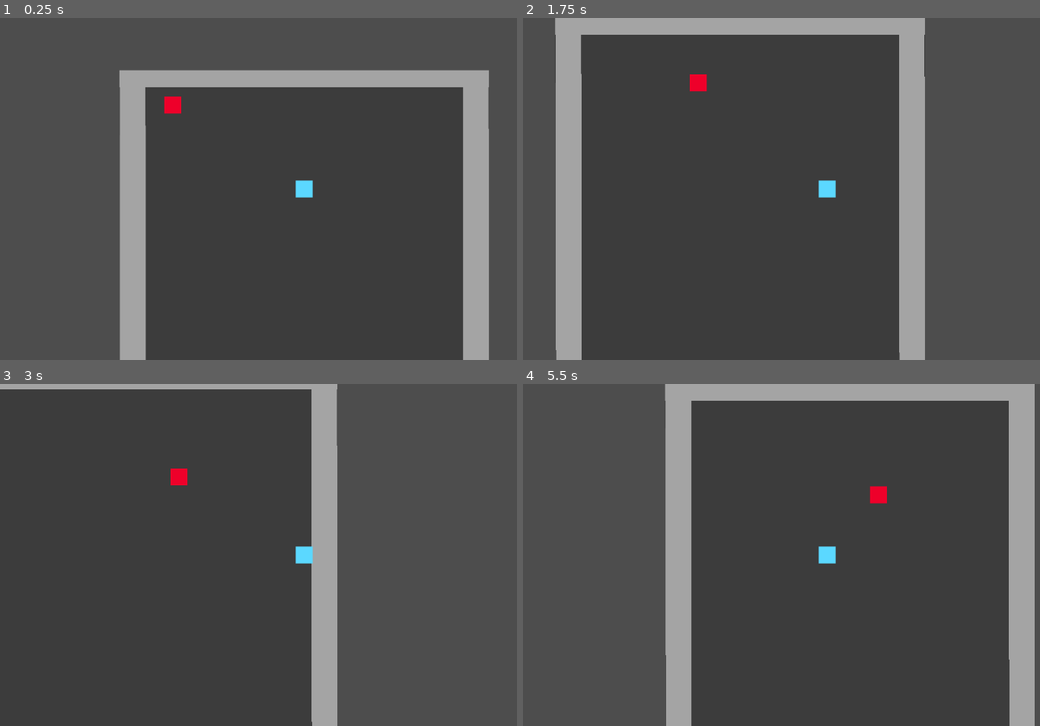
Above: before the commit, frames 1-4 (two rows, left to right).
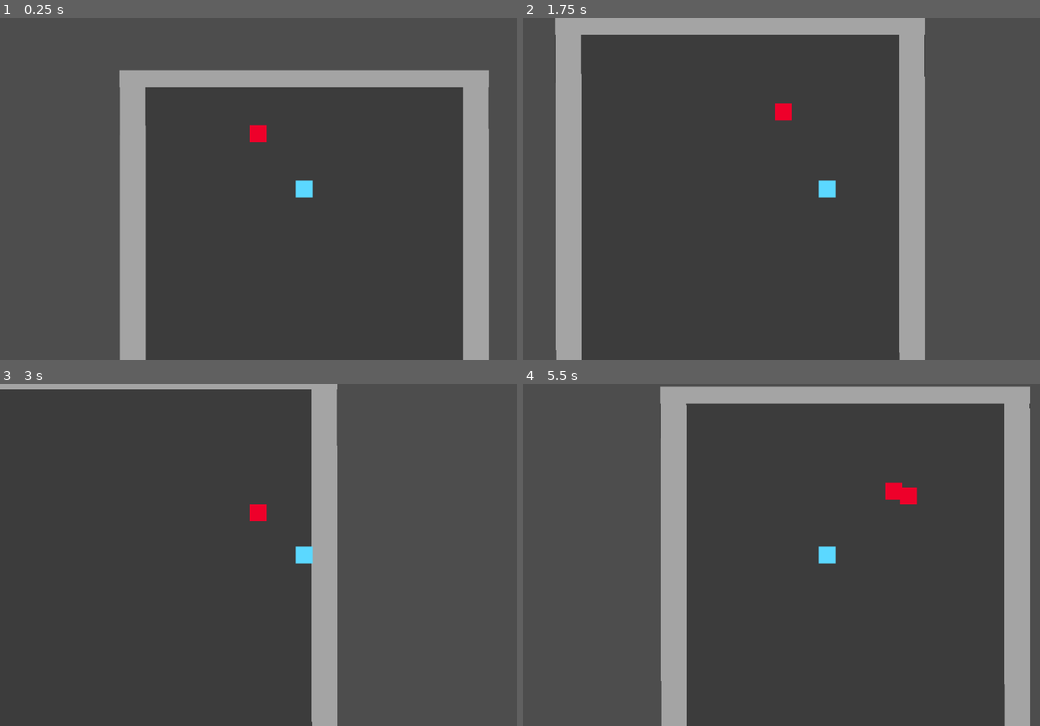
Above: after the commit, the same moments.

Repository: kiefermoore/zombie-house-survivor
Game: Godot game, scene res://main.tscn
Two runs of this game, one before a commit and one after it. Both use one fixed random seed, a clock stepped at 60 frames per second and the inputs below.
Inputs:
- Up to frame 1 (0.25 s): no input
- Up to frame 2 (1.75 s): hold D (move_right) 0.53-1.28 s; tap Space (attack) at 0.6, 1.35 s; hold S (move_down) from 1.28 s (still down)
- Up to frame 3 (3 s): release S (move_down) at 2.03 s; hold D (move_right) 2.03-2.78 s; tap Space (attack) at 2.1, 2.85 s; hold W (move_up) from 2.78 s (still down)
- Up to frame 4 (5.5 s): release W (move_up) at 3.53 s; hold A (move_left) 3.53-5.03 s; tap Space (attack) at 3.6, 4.35, 5.1 s; hold S (move_down) from 5.03 s (still down)

The runs differ from the first frame. In frame 1, 0.3% of the frame differs, in the area x 31-52%, y 22-37%; in frame 2, 0.3%; in frame 3, 0.3%; in frame 4, 5.1%, in the area x 26-99%, y 0-100%.

Commit message:
add zombie spawmning and combat loop

Diff:
--- a/Scenes/zombie.tscn
+++ b/Scenes/zombie.tscn
@@ -1,10 +1,13 @@
-[gd_scene load_steps=2 format=3 uid="uid://02ba8lyt6gum"]
+[gd_scene load_steps=3 format=3 uid="uid://02ba8lyt6gum"]
+
+[ext_resource type="Script" path="res://Scripts/zombie.gd" id="1_arhhl"]
 
 [sub_resource type="CircleShape2D" id="CircleShape2D_fk2h3"]
 radius = 14.0
 
-[node name="Zombie" type="CharacterBody2D"]
+[node name="Zombie" type="CharacterBody2D" groups=["zombies"]]
 position = Vector2(91, 23)
+script = ExtResource("1_arhhl")
 
 [node name="CollisionShape2D" type="CollisionShape2D" parent="."]
 position = Vector2(47, -45)
--- /dev/null
+++ b/Scripts/zombie_spawner.gd
@@ -0,0 +1,24 @@
+extends Node2D
+
+@export var spawn_interval: float = 3.0
+
+var timer: float = 0.0
+
+@onready var zombie_scene = preload("res://Scenes/zombie.tscn")
+
+func _process(delta: float) -> void:
+	timer -= delta
+
+	if timer <= 0.0:
+		spawn_zombie()
+		timer = spawn_interval
+
+func spawn_zombie() -> void:
+	var zombie = zombie_scene.instantiate()
+
+	get_parent().add_child(zombie)
+
+	zombie.global_position = Vector2(
+		randi_range(150, 750),
+		randi_range(150, 500)
+	)
--- a/main.tscn
+++ b/main.tscn
@@ -1,9 +1,8 @@
-[gd_scene load_steps=6 format=3 uid="uid://gwc5k3yr7qtp"]
+[gd_scene load_steps=5 format=3 uid="uid://gwc5k3yr7qtp"]
 
-[ext_resource type="Script" path="res://player.gd" id="1_3ouqi"]
+[ext_resource type="Script" path="res://Scripts/player.gd" id="1_3ouqi"]
 [ext_resource type="PackedScene" uid="uid://dyl61cagvobis" path="res://Scenes/house.tscn" id="1_7unq6"]
-[ext_resource type="PackedScene" uid="uid://02ba8lyt6gum" path="res://Scenes/zombie.tscn" id="3_0yl2p"]
-[ext_resource type="Script" path="res://Scripts/zombie.gd" id="4_alspm"]
+[ext_resource type="Script" path="res://Scripts/zombie_spawner.gd" id="5_x5ri1"]
 
 [sub_resource type="CircleShape2D" id="CircleShape2D_wn86i"]
 radius = 14.0
@@ -26,6 +25,5 @@
 
 [node name="Camera2D" type="Camera2D" parent="Player"]
 
-[node name="Zombie" parent="." groups=["zombies"] instance=ExtResource("3_0yl2p")]
-position = Vector2(125, 199)
-script = ExtResource("4_alspm")
+[node name="ZombieSpawner" type="Node2D" parent="."]
+script = ExtResource("5_x5ri1")
Renamed: player.gd -> Scripts/player.gd
